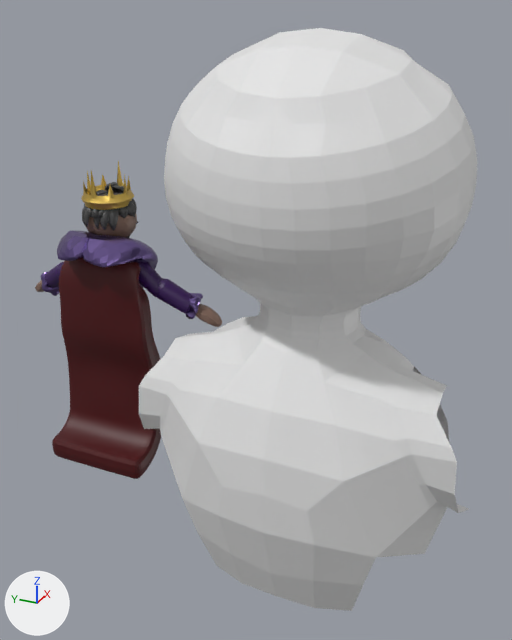
The FBX model Assets/Project/Art/Characters/NPC/!The_King_Final_file!.fbx as it was, and as the next commit left it.
Both versions are drawn from a 50 mm lens placed at (-3.57, -1.26, 2.65), pointed at (0.11, 0.39, 0.81). Every picture has the same lights, and +X, +Y and +Z are marked at lower left. The first picture is the older version. Where no turn or scale is listed for an object, it has been applied to the vertices.
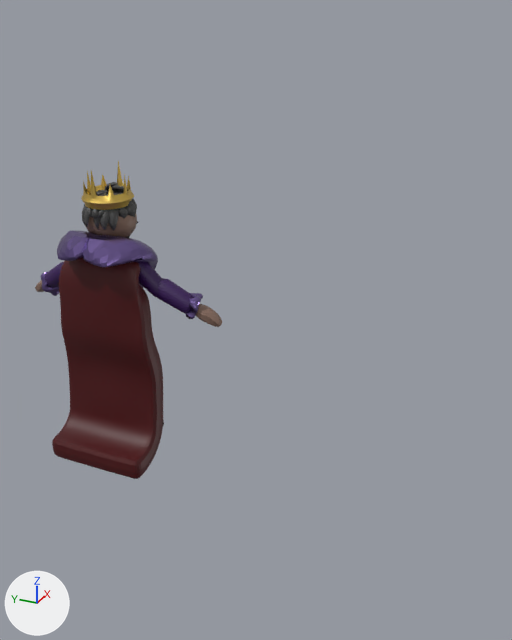
The newer file is also turned or shifted as a whole; pictures and numbers use the older file's frame.

What changed in the scene script:
```text
Remove ob_plane:
    ob_plane = bpy.data.objects.new('Plane', me_plane_002)
    ob_plane.location = (-0.013, 0.0, 2.506)
```

What differs and where, as boxes [x1, y1, x2, y2] in the pictures (512 x 640 px):
'Plane', deleted
    before: [139, 28, 477, 611]
